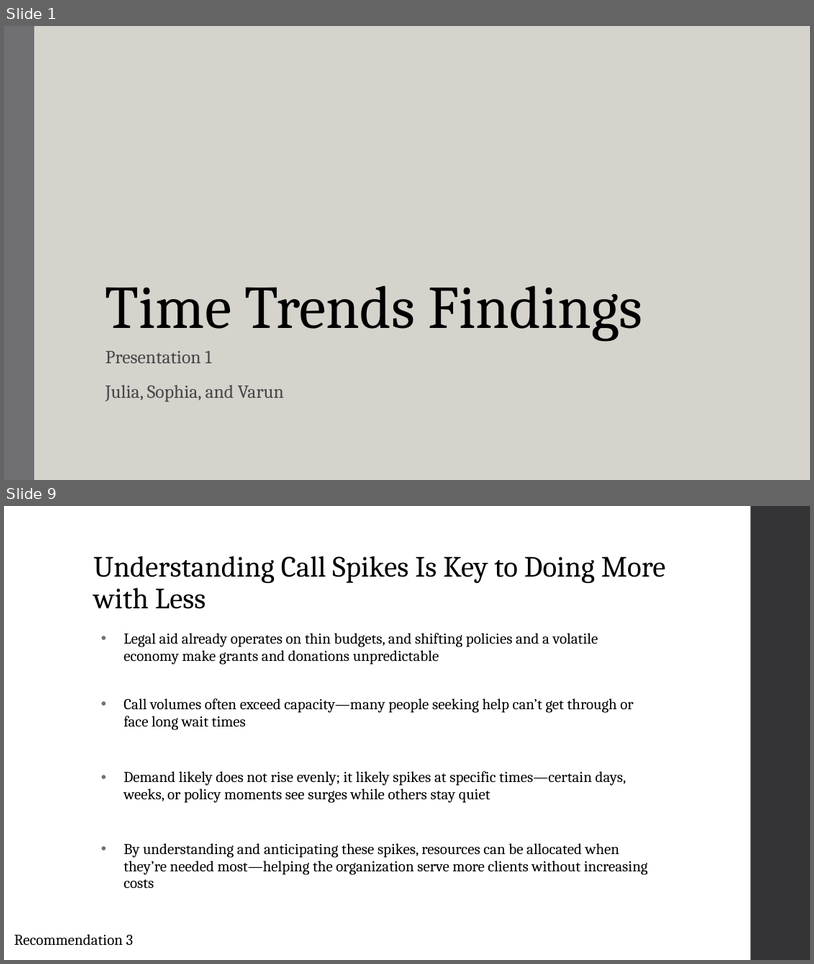
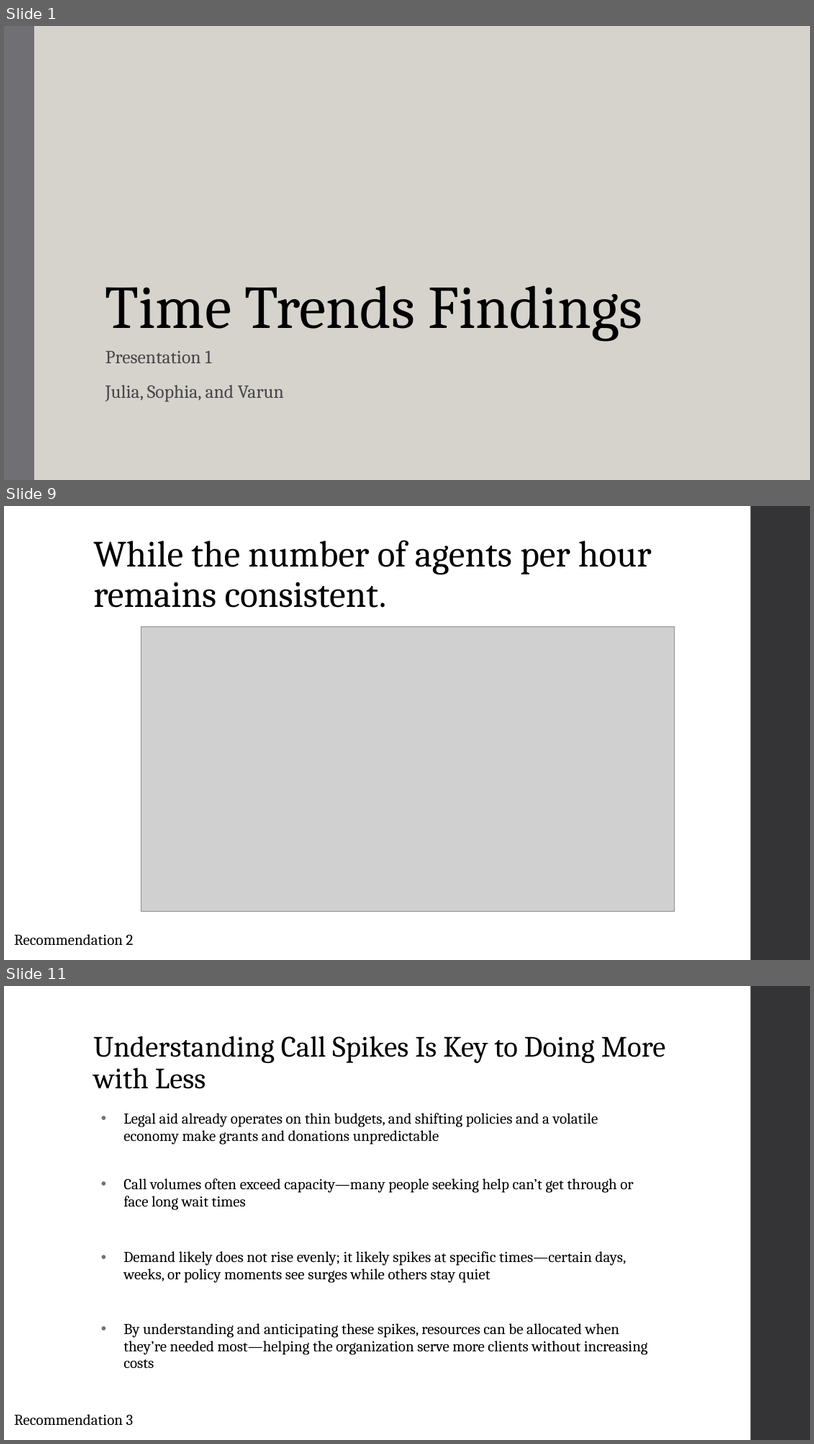
Before and after one commit to arvindkrishna87/STAT390_LegalAid_Fall2025, a slide deck: Presentations/Dashboard/TimeTrendsPresentation1_8Oct_Group1.pptx. Shown one above the other, each under a label of ours: slides 1 and 9 before the commit, slides 1, 9 and 11 after it; the slides between them are not shown. The pictures are 814x964 and 814x1444 pixels, drawn with LibreOffice and Linux fonts; fonts in the diff are those of the drawing; grey boxes stand for pictures. Boxes give left, top, right and bottom in pixels: in the first picture for what was removed or moved away, otherwise in the second. Text is boxed around its words. In the diff, an @@ line names an element or a change of style, - is before the commit and + after.

```diff
--- a/Presentations/Dashboard/TimeTrendsPresentation1_8Oct_Group1.pptx
+++ b/Presentations/Dashboard/TimeTrendsPresentation1_8Oct_Group1.pptx
@@ slide 9 added at bbox=[4, 506, 810, 960], background #FFFFFF; not listed: 1 template element that a slide beside it also shows @@
@@ title added at bbox=[93, 540, 651, 608], 44 pt, text #000000 @@
+While the number of agents per hour remains consistent.
@@ picture added at bbox=[142, 627, 676, 911] @@
@@ text added at bbox=[14, 934, 134, 945], 18 pt, text #000000 @@
+Recommendation 2
@@ what was slide 9 is now slide 11 @@
```
Also in this commit, not shown: 8 slides changed, 5 other slides added, 7 slides removed.
